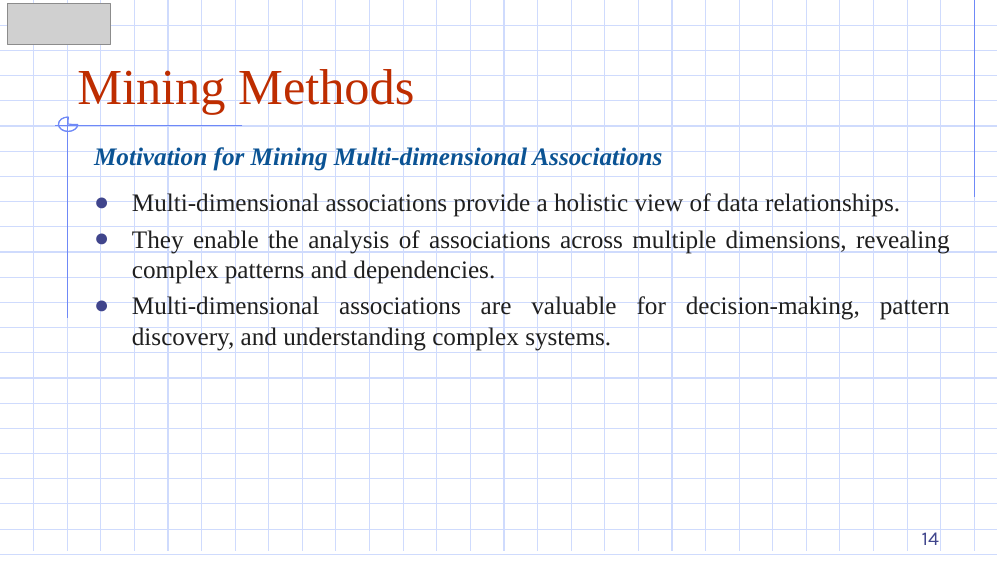
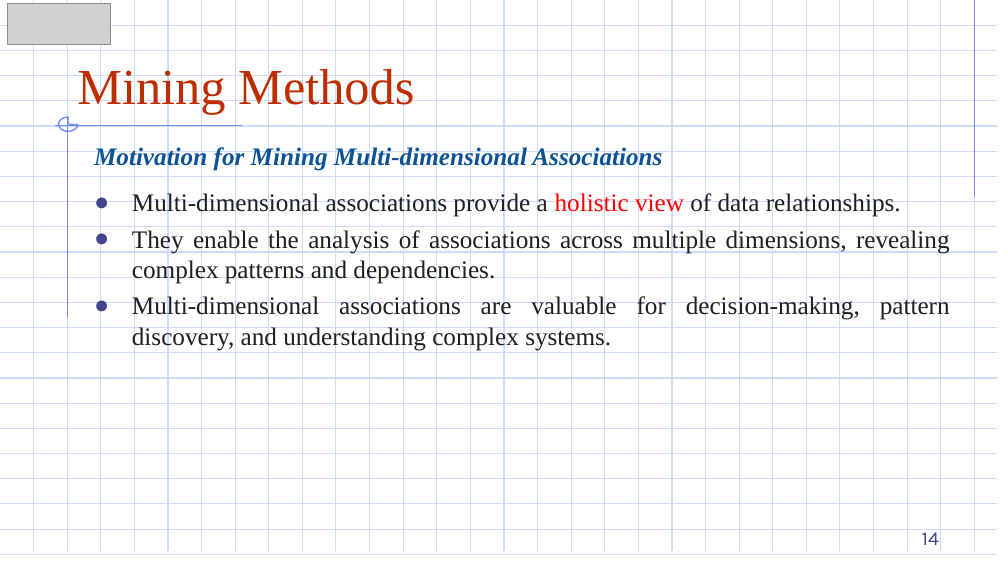
Before and after one commit to DazielNguyen/DBM302m, a slide deck: slide 14 of slides/Chapter 03/3.8 Mining Methods.pptx. Drawn at 1008x567 pixels with LibreOffice and Linux fonts; fonts in the diff are those of the drawing; grey boxes stand for pictures. Boxes give left, top, right and bottom in pixels: in the first picture for what was removed or moved away, otherwise in the second. Text is boxed around its words. In the diff, an @@ line names an element or a change of style, - is before the commit and + after.

```diff
--- a/slides/Chapter 03/3.8 Mining Methods.pptx
+++ b/slides/Chapter 03/3.8 Mining Methods.pptx
@@ text at [132,191,901,217]: text colour #1F1F1F to #FF0000 in "holistic view" @@
```
Also in this commit, not shown: 5 other slides changed, 7 other files.
